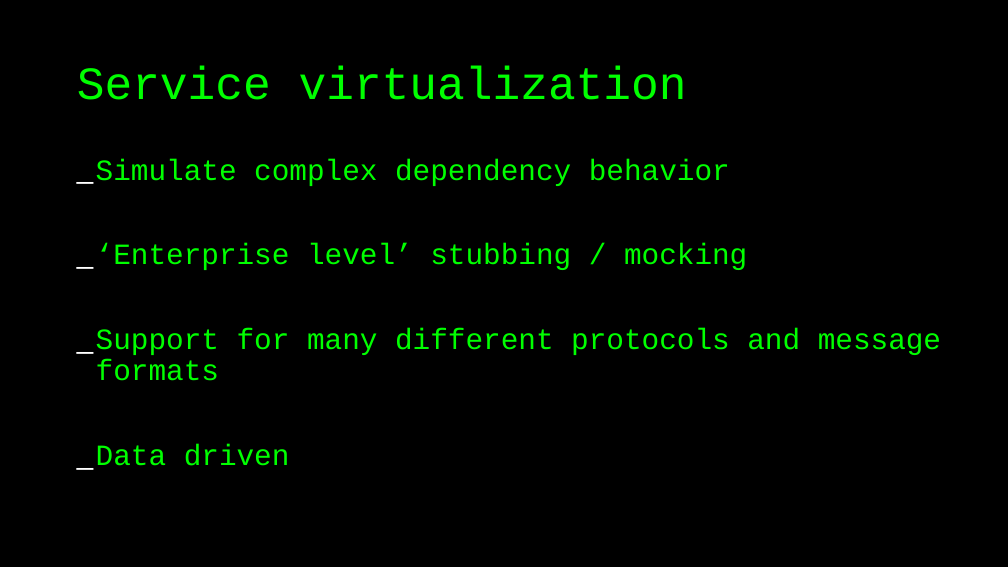
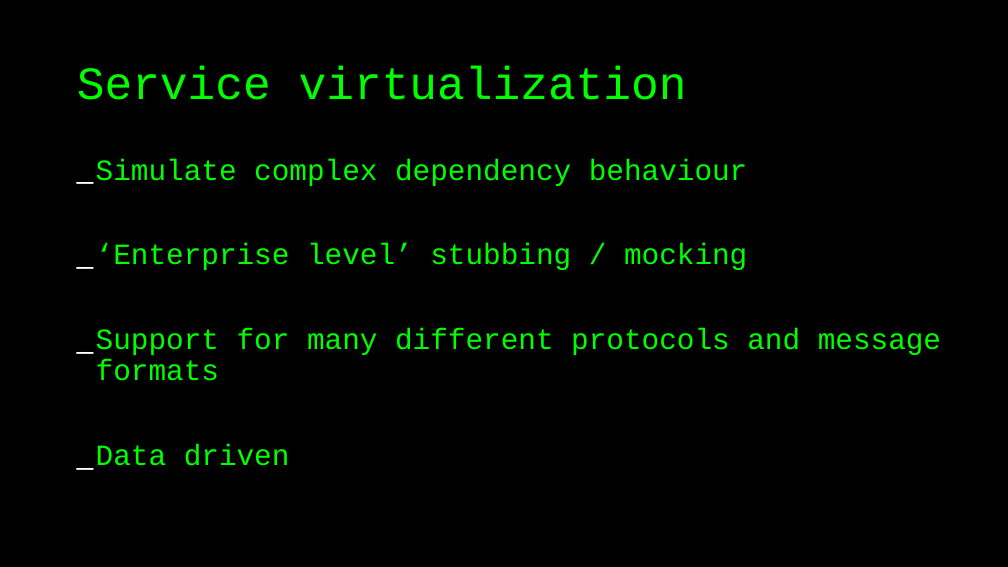
Before and after one commit to basdijkstra/wiremock-workshop, a slide deck: slide 9 of wiremock_workshop.odp. Drawn at 1008x567 pixels with LibreOffice and Linux fonts; fonts in the diff are those of the drawing. Boxes give left, top, right and bottom in pixels: in the first picture for what was removed or moved away, otherwise in the second. Text is boxed around its words. In the diff, an @@ line names an element or a change of style, - is before the commit and + after.

```diff
--- a/wiremock_workshop.odp
+++ b/wiremock_workshop.odp
@@ text at (x1=96, y1=159, x2=748, y2=186): text changed @@
-_ Simulate complex dependency behavior
+_ Simulate complex dependency behaviour
```
Also in this commit, not shown: 16 other slides changed, 17 slides added, 21 slides removed, 6 other files.
